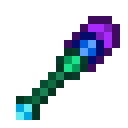
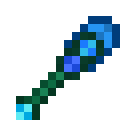
Layered file, before and after one edit (128x128). Changes by layer:
showed "Capacitor 3" over (x1=64, y1=48, x2=88, y2=72)
renamed "Capacitor 1" to "Capacitor 2", hid it, moved it above "Capacitor 1" over (x1=64, y1=48, x2=88, y2=72)
painted on "Core 3" over (x1=72, y1=32, x2=104, y2=64)
hid "Head inner 2", painted on it over (x1=72, y1=24, x2=112, y2=64)
showed "Head inner 1", painted on it over (x1=72, y1=24, x2=112, y2=64)
hid "Head edge 2", painted on it over (x1=64, y1=16, x2=120, y2=72)
showed "Head edge 1", painted on it over (x1=64, y1=16, x2=120, y2=72)
